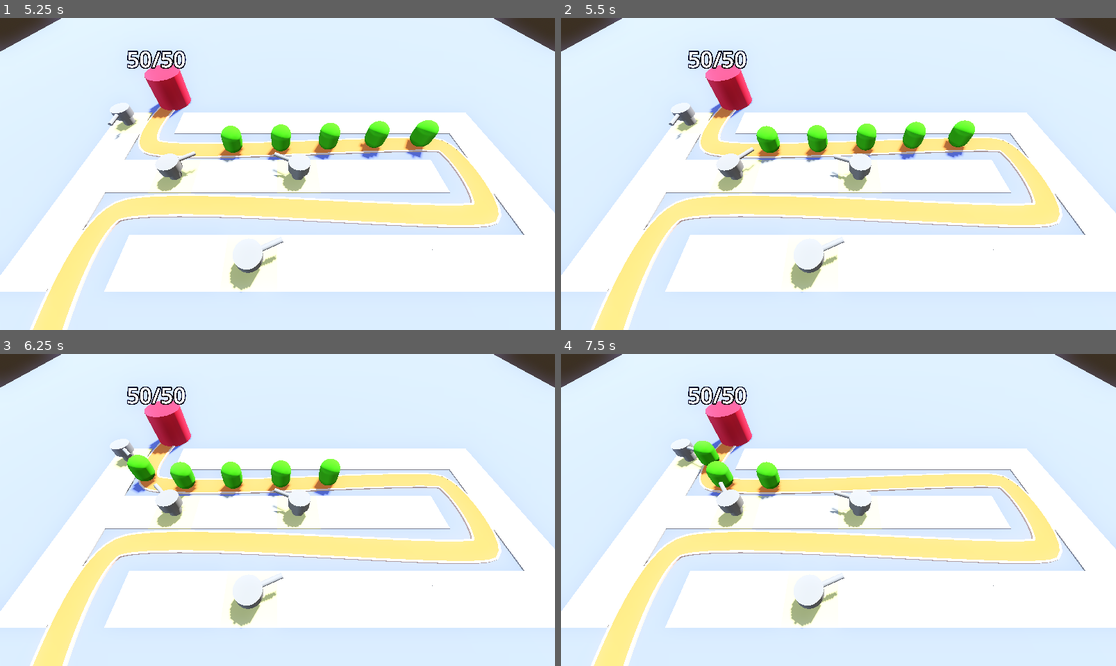
Above: before the commit, frames 1-4 (two rows, left to right).
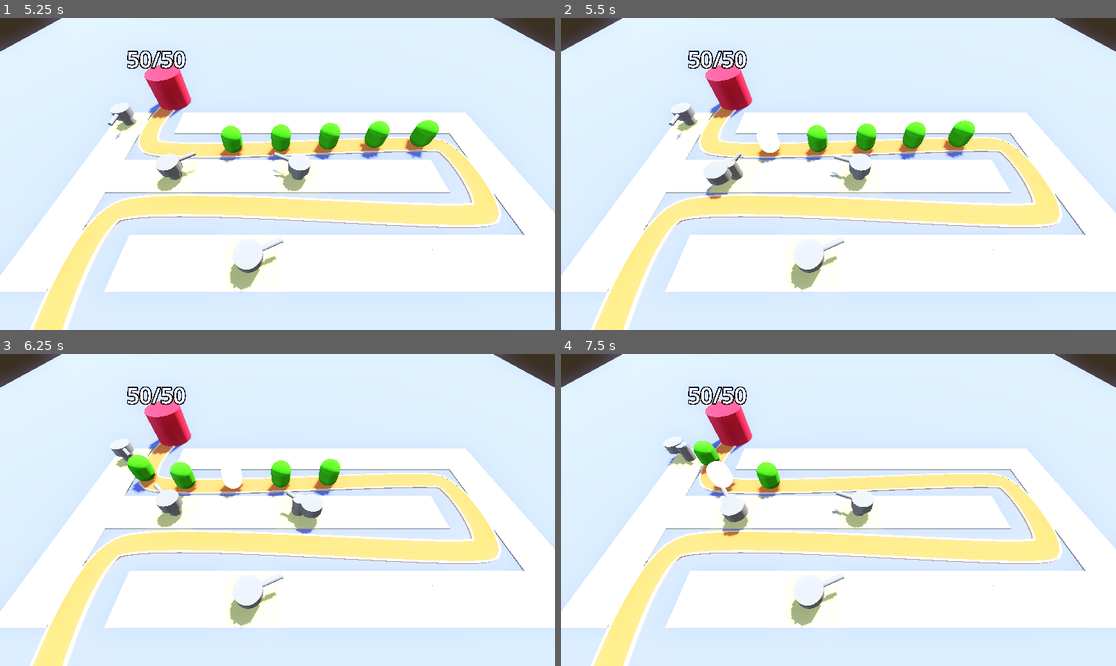
Above: after the commit, the same moments.

Repository: ConnerGordon/barbarian-blaster
Game: Godot game, scene res://levels/baselevel.tscn
Two runs of this game, one before a commit and one after it. Both use one fixed random seed, a clock stepped at 60 frames per second and the inputs below.
Inputs (mouse positions are in pixels of both pictures, inside the frame that each line leads up to):
- Up to frame 1 (5.25 s): move the mouse to (399, 158) at 0.52 s; click (399, 158) at 0.6 s; move the mouse to (166, 189) at 1.27 s; click (166, 189) at 1.35 s; move the mouse to (333, 105) at 2.02 s; click (333, 105) at 2.1 s; move the mouse to (249, 236) at 2.77 s; click (249, 236) at 2.85 s; move the mouse to (444, 220) at 3.52 s; click (444, 220) at 3.6 s; move the mouse to (111, 127) at 4.27 s; click (111, 127) at 4.35 s; move the mouse to (305, 174) at 5.02 s; click (305, 174) at 5.1 s
- Up to frame 2 (5.5 s): no input
- Up to frame 3 (6.25 s): move the mouse to (194, 432) at 5.77 s; click (194, 432) at 5.85 s
- Up to frame 4 (7.5 s): move the mouse to (960, 494) at 6.52 s; click (960, 494) at 6.6 s; move the mouse to (727, 525) at 7.27 s; click (727, 525) at 7.35 s

Frame 1 is identical in both runs. In frame 2, 0.7% of the frame differs, in the area x 26-40%, y 34-59%; in frame 3, 0.7%; in frame 4, 1.1%, in the area x 18-57%, y 26-59%.

Commit message:
animation

Diff:
--- a/enmy/enemy.gd
+++ b/enmy/enemy.gd
@@ -3,9 +3,17 @@
 ## speed of the enemy. what else?
 @export var speed:= 10.0
 @export var maxhel:= 50
+
+
+@onready var animation_player: AnimationPlayer = $AnimationPlayer
+
+
 var health: int:
 	set(nhealth):
+		if health > nhealth:
+			animation_player.play("take_damage")
 		health = nhealth
+
 		if health <1:
 			queue_free()
 
--- a/enmy/enemy.tscn
+++ b/enmy/enemy.tscn
@@ -10,9 +10,50 @@
 radius = 1.0
 height = 3.0
 
+[sub_resource type="StandardMaterial3D" id="StandardMaterial3D_uscxw"]
+no_depth_test = true
+shading_mode = 0
+
 [sub_resource type="CapsuleShape3D" id="CapsuleShape3D_32wih"]
 radius = 1.0
 height = 3.0
+
+[sub_resource type="Animation" id="Animation_iqp4f"]
+resource_name = "take_damage"
+length = 0.1
+tracks/0/type = "value"
+tracks/0/imported = false
+tracks/0/enabled = true
+tracks/0/path = NodePath("damageHighlight:visible")
+tracks/0/interp = 1
+tracks/0/loop_wrap = true
+tracks/0/keys = {
+"times": PackedFloat32Array(0, 0.1),
+"transitions": PackedFloat32Array(1, 1),
+"update": 1,
+"values": [true, false]
+}
+
+[sub_resource type="Animation" id="Animation_hyad4"]
+length = 0.001
+tracks/0/type = "value"
+tracks/0/imported = false
+tracks/0/enabled = true
+tracks/0/path = NodePath("damageHighlight:visible")
+tracks/0/interp = 1
+tracks/0/loop_wrap = true
+tracks/0/keys = {
+"times": PackedFloat32Array(0),
+"transitions": PackedFloat32Array(1),
+"update": 1,
+"values": [false]
+}
+
+[sub_resource type="AnimationLibrary" id="AnimationLibrary_fhlnr"]
+_data = {
+&"RESET": SubResource("Animation_hyad4"),
+&"take_damage": SubResource("Animation_iqp4f")
+}
 
 [node name="enemy" type="PathFollow3D"]
 transform = Transform3D(0.99998647, 0, 0, 0, 1, 0, 0, 0, 0.99998647, 0, 0, 0)
@@ -22,8 +63,19 @@
 transform = Transform3D(1, 0, 0, 0, 1, 0, 0, 0, 1, 0, 1.6, 0)
 mesh = SubResource("CapsuleMesh_ad0v0")
 
+[node name="damageHighlight" type="MeshInstance3D" parent="."]
+transform = Transform3D(1, 0, 0, 0, 1, 0, 0, 0, 1, 0, 1.6, 0)
+visible = false
+material_override = SubResource("StandardMaterial3D_uscxw")
+mesh = SubResource("CapsuleMesh_ad0v0")
+
 [node name="Area3D" type="Area3D" parent="." groups=["enemy_area"]]
 
 [node name="CollisionShape3D" type="CollisionShape3D" parent="Area3D"]
 transform = Transform3D(0.9999787, 0, 0, 0, 1, 0, 0, 0, 0.9999787, 0, 1.6, 0)
 shape = SubResource("CapsuleShape3D_32wih")
+
+[node name="AnimationPlayer" type="AnimationPlayer" parent="."]
+libraries = {
+&"": SubResource("AnimationLibrary_fhlnr")
+}
--- a/turret/turret.gd
+++ b/turret/turret.gd
@@ -7,6 +7,7 @@
 @export var turrng := 10.0
 
 
+@onready var animation_player: AnimationPlayer = $AnimationPlayer
 
 
 
@@ -41,6 +42,7 @@
 
 func _on_timer_timeout() -> void:
 	if target != null:
+		animation_player.play("fire")
 		var inst = proj.instantiate()
 		add_child(inst)
 		inst.position = position + Vector3(0,1,0)
--- a/turret/turret.tscn
+++ b/turret/turret.tscn
@@ -15,6 +15,67 @@
 bottom_radius = 0.1
 height = 1.0
 
+[sub_resource type="Animation" id="Animation_vfthy"]
+resource_name = "fire"
+length = 0.4
+tracks/0/type = "value"
+tracks/0/imported = false
+tracks/0/enabled = true
+tracks/0/path = NodePath("turret_base/turret_top:position")
+tracks/0/interp = 1
+tracks/0/loop_wrap = true
+tracks/0/keys = {
+"times": PackedFloat32Array(0, 0.1, 0.4),
+"transitions": PackedFloat32Array(1, 1, 1),
+"update": 0,
+"values": [Vector3(0, 0.3, 0), Vector3(0, 0.3, -0.6), Vector3(0, 0.3, 0)]
+}
+tracks/1/type = "value"
+tracks/1/imported = false
+tracks/1/enabled = true
+tracks/1/path = NodePath("turret_base/turret_top/MeshInstance3D:rotation")
+tracks/1/interp = 1
+tracks/1/loop_wrap = true
+tracks/1/keys = {
+"times": PackedFloat32Array(0, 0.1, 0.4),
+"transitions": PackedFloat32Array(1, 1, 1),
+"update": 0,
+"values": [Vector3(1.5707964, 0, 0), Vector3(1.2217305, 0, 0), Vector3(1.5707964, 0, 0)]
+}
+
+[sub_resource type="Animation" id="Animation_2876l"]
+length = 0.001
+tracks/0/type = "value"
+tracks/0/imported = false
+tracks/0/enabled = true
+tracks/0/path = NodePath("turret_base/turret_top:position")
+tracks/0/interp = 1
+tracks/0/loop_wrap = true
+tracks/0/keys = {
+"times": PackedFloat32Array(0),
+"transitions": PackedFloat32Array(1),
+"update": 0,
+"values": [Vector3(0, 0.3, 0)]
+}
+tracks/1/type = "value"
+tracks/1/imported = false
+tracks/1/enabled = true
+tracks/1/path = NodePath("turret_base/turret_top/MeshInstance3D:rotation")
+tracks/1/interp = 1
+tracks/1/loop_wrap = true
+tracks/1/keys = {
+"times": PackedFloat32Array(0),
+"transitions": PackedFloat32Array(1),
+"update": 0,
+"values": [Vector3(1.5707964, 0, 0)]
+}
+
+[sub_resource type="AnimationLibrary" id="AnimationLibrary_1p48p"]
+_data = {
+&"RESET": SubResource("Animation_2876l"),
+&"fire": SubResource("Animation_vfthy")
+}
+
 [node name="Turret" type="Node3D"]
 transform = Transform3D(2, 0, 0, 0, 2, 0, 0, 0, 2, 0, 0, 0)
 script = ExtResource("1_vfthy")
@@ -27,11 +88,17 @@
 transform = Transform3D(1, 0, 0, 0, 1, 0, 0, 0, 1, 0, 0.3, 0)
 mesh = SubResource("CylinderMesh_vfthy")
 
-[node name="MeshInstance3D" type="MeshInstance3D" parent="turret_base"]
-transform = Transform3D(1, 0, 0, 0, -4.371139e-08, -1, 0, 1, -4.371139e-08, 0, 0.41379523, 0.76765645)
+[node name="MeshInstance3D" type="MeshInstance3D" parent="turret_base/turret_top"]
+transform = Transform3D(1, 0, 0, 0, -4.371139e-08, -1, 0, 1, -4.371139e-08, 0, 0.11379522, 0.76765645)
 mesh = SubResource("CylinderMesh_2876l")
+skeleton = NodePath("../..")
 
 [node name="Timer" type="Timer" parent="."]
 autostart = true
 
+[node name="AnimationPlayer" type="AnimationPlayer" parent="."]
+libraries = {
+&"": SubResource("AnimationLibrary_1p48p")
+}
+
 [connection signal="timeout" from="Timer" to="." method="_on_timer_timeout"]
Not shown: 1 places in enmy/enemy.tscn that only renumber resources
Not shown: 1 places in turret/turret.tscn that only renumber resources
